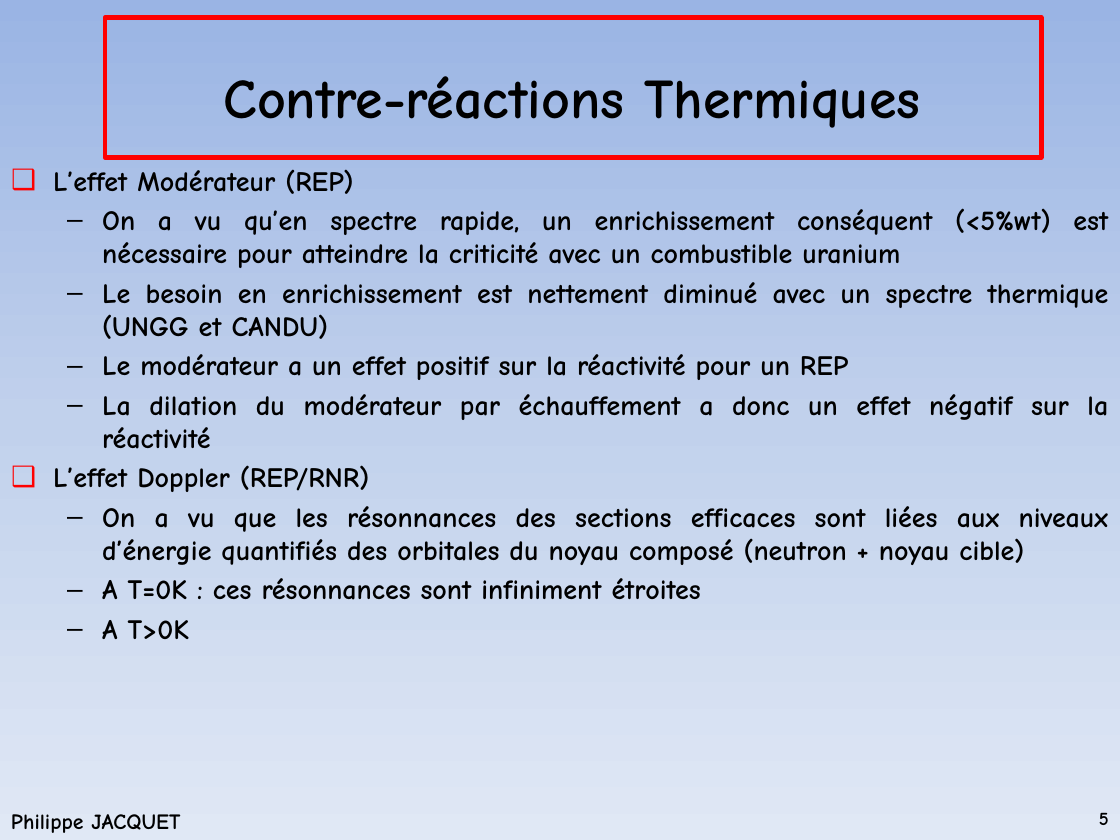
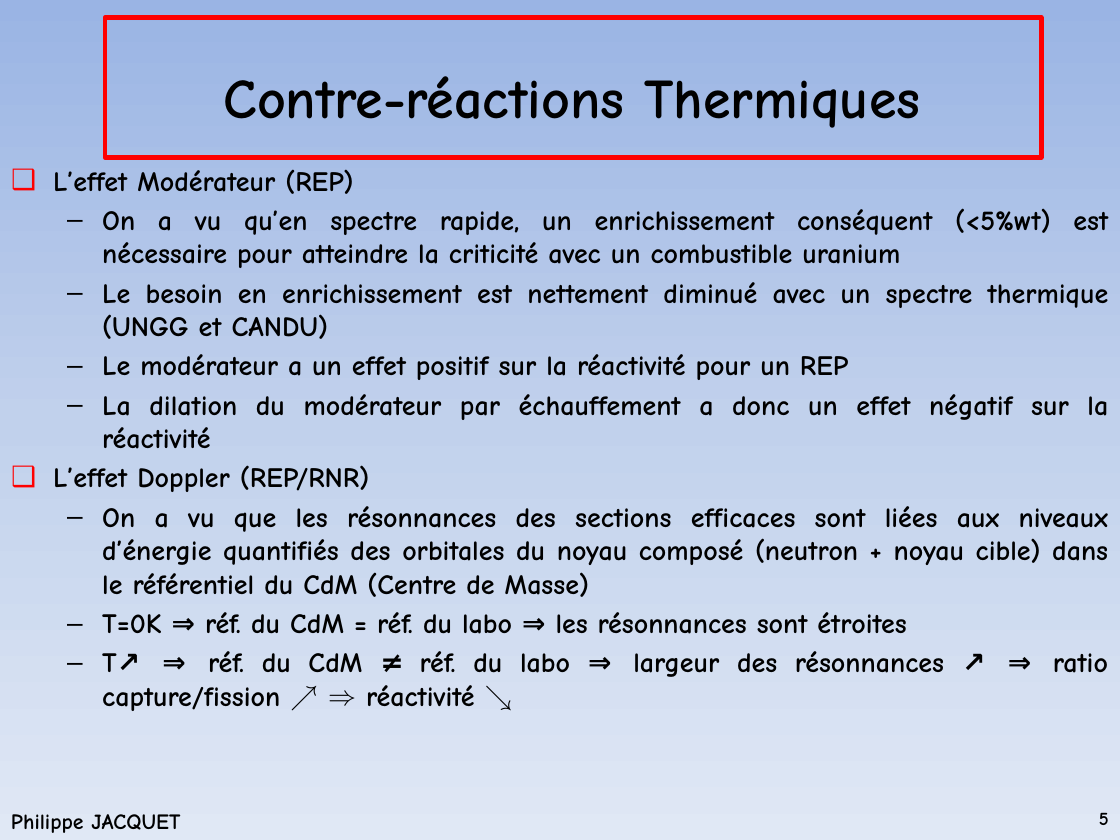
Before and after one commit to phjacquet/physor-smr-cnam, a slide deck: slide 5 of Cours2.pptx. Drawn at 1120x840 pixels with LibreOffice and Linux fonts; fonts in the diff are those of the drawing; background and template pictures are left out. Boxes give left, top, right and bottom in pixels: in the first picture for what was removed or moved away, otherwise in the second. Text is boxed around its words. In the diff, an @@ line names an element or a change of style, - is before the commit and + after.

```diff
--- a/Cours2.pptx
+++ b/Cours2.pptx
@@ text at box(102, 506, 1109, 711): text changed @@
-  – On a vu que les résonnances des sections efficaces sont liées aux niveaux d’énergie quantifiés des orbitales du noyau composé (neutron + noyau cible)
-  – A T=0K : ces résonnances sont infiniment étroites
-  – A T>0K
+  – On a vu que les résonnances des sections efficaces sont liées aux niveaux d’énergie quantifiés des orbitales du noyau composé (neutron + noyau cible) dans le référentiel du CdM (Centre de Masse)
+  – T=0K ⇒ réf. du CdM = réf. du labo ⇒ les résonnances sont étroites
+  – T↗ ⇒ réf. du CdM ≠ réf. du labo ⇒ largeur des résonnances ↗ ⇒ ratio capture/fission ↗ ⇒ réactivité ↘
```
Also in this commit, not shown: 1 other file.
